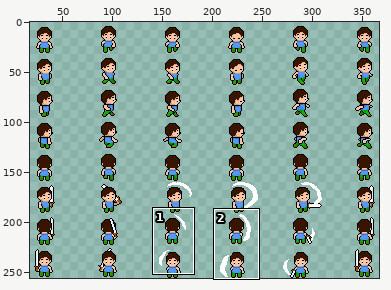
File history of a sprite sheet, MyGame/assets/sprites/Characters/MC/MC.png. Above: a wide view before the commit, with the close-up outlined.
Close-up. First the earlier version:
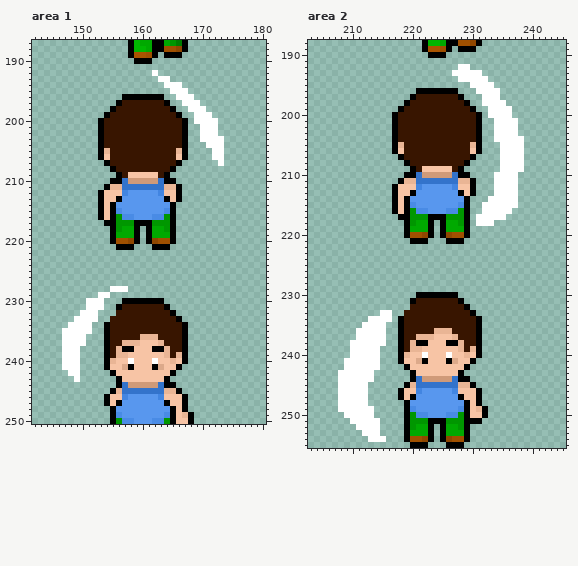
The file is 384x256 pixels. Shown: area 1: x 142..180, y 187..250; area 2: x 203..245, y 188..255. The wide view leaves out empty margins. The commit also changed other parts of the picture, which this record leaves out.
After the commit:
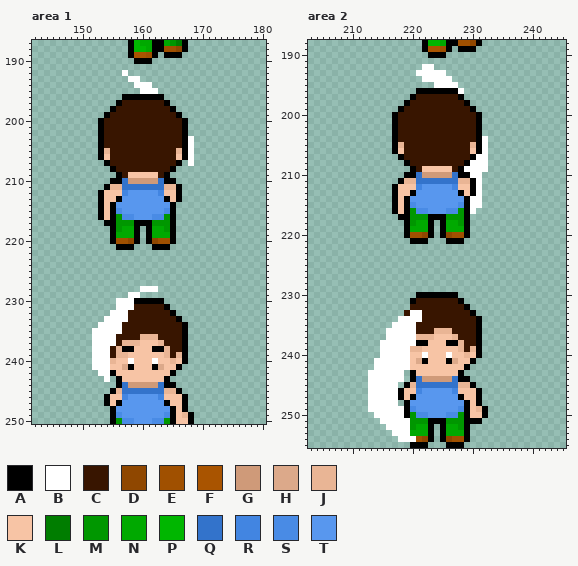
Palette (. is transparent): A #000000  B #ffffff  C #381500  D #8f4700  E #a05000  F #a95400  G #cf9a79  H #dca98a  J #e9b595  K #f7c4a5  L #007d00  M #009700  N #00a900  P #00b600  Q #3373cb  R #4285e1  S #498be5  T #5897ee
Diff:
Changed rows in their new state; - is an unchanged pixel.
Area 1:
first column x 157:
192 B----.-----------
193 -BB---..---------
194 --BBB--...-------
195 ---BBB--...------
196 ---------...-----
197 ----------...----
198 -----------...---
199 ------------...--
200 ------------....-
201 -------------...-
202 -------------...-
203 -----------B-....
204 -----------B--...
205 -----------B---..
206 -----------B---..
207 -----------B----.
first column x 147:
228 --------...--BBB
229 ------..---BB---
230 ----...--BBB----
231 ----...--BBB----
232 ---...--BBB-----
233 --....-BBBB-----
234 -....-BBBB------
235 .....BBBBB------
236 ....-BBBB-------
237 ....-BBBB-------
238 ...--BBB--------
239 ...--BBB--------
240 ...--BBB--------
241 ...--BBB--------
242 -..---BB--------
243 --.----B--------
Area 2:
first column x 221:
192 -BB----..---------
193 BBBBB-.....-------
194 -BBBBB-.....------
195 ---BBBB--....-----
196 -------B--....----
197 -----------...----
198 -----------....---
199 ------------....--
200 ------------....--
201 -------------....-
202 -------------....-
203 -------------....-
204 -----------B-.....
205 -----------B--....
206 -----------B--....
207 ----------BB--....
208 ---------BBB--....
209 --------BBBB--....
210 ---------BB--....-
211 ----------B--....-
212 ----------B--....-
213 ----------B--....-
214 ---------BB-.....-
215 ---------BB......-
216 ---------B-.....--
217 ----------.....---
218 ----------...-----
first column x 208:
233 -------..---BB
234 -----....-BBBB
235 ----....-BBBB-
236 ---.....BBBBB-
237 ---.....BBBBB-
238 --.....-BBBBB-
239 --.....BBBBB--
240 --.....BBBBB--
241 -.....-BBBBB--
242 -.....-BBBBB--
243 .....-BBBBB---
244 .....-BBBBB---
245 .....BBBBB----
246 .....BBBBB----
247 .....BBBBB----
248 .....BBBBB----
249 .....-BBBBB---
250 -.....BBBBB---
251 --.....BBBBB--
252 ---....-BBBB--
253 ----...--BBB--
254 -----...--BBB-
